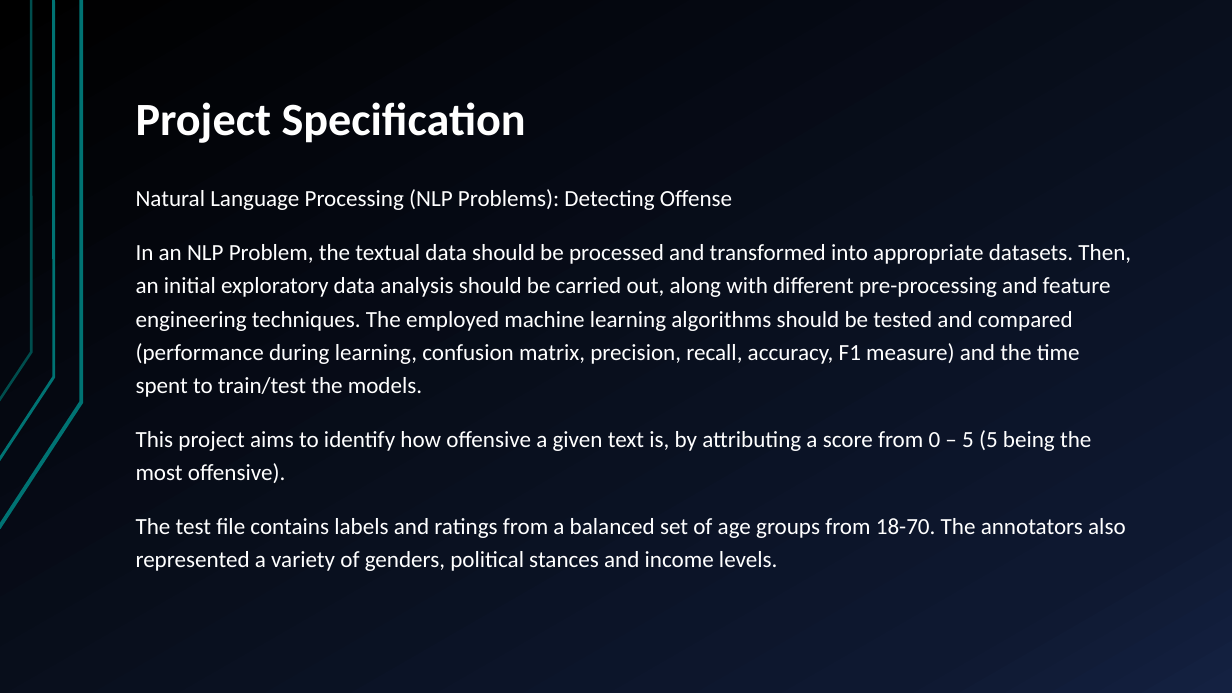
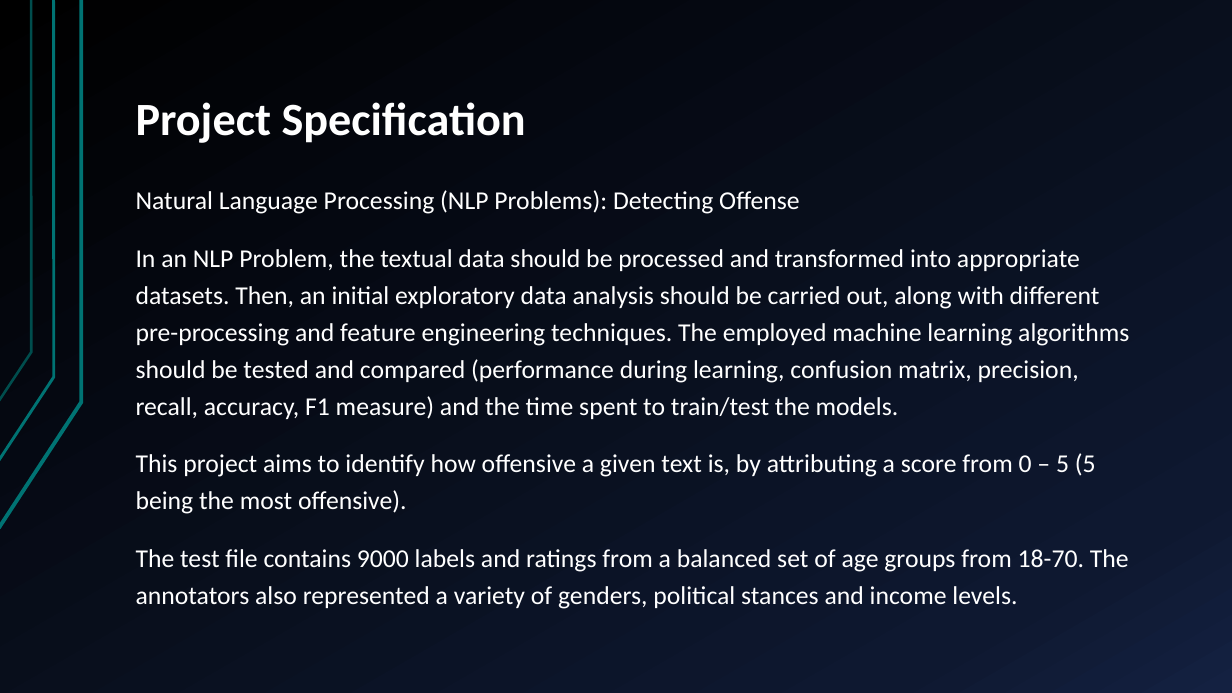
Before and after one commit to Zeze35H/IART, a slide deck: slide 2 of P2/CheckPoint 1.pptx. Drawn at 1232x693 pixels with LibreOffice and Linux fonts; fonts in the diff are those of the drawing. Boxes give left, top, right and bottom in pixels: in the first picture for what was removed or moved away, otherwise in the second. Text is boxed around its words. In the diff, an @@ line names an element or a change of style, - is before the commit and + after.

Commit message:
added data to csv, rounded labels, added dev/set/train partition, experiments with logical regression

```diff
--- a/P2/CheckPoint 1.pptx
+++ b/P2/CheckPoint 1.pptx
@@ text at <box>136,190,1129,514</box>: size 18 to 20 pt in "Natural Language Processing (NLP Problems): Detecting Offens ...", "In an NLP Problem, the textual data ...", "This project aims to identify how offensive ..." @@
@@ text at <box>136,549,1129,609</box>: text changed; size 18 to 20 pt @@
-The test file contains labels and ratings from a balanced set of age groups from 18-70. The annotators also represented a variety of genders, political stances and income levels.
+The test file contains 9000 labels and ratings from a balanced set of age groups from 18-70. The annotators also represented a variety of genders, political stances and income levels.
```
Also in this commit, not shown: 3 other slides changed, 2 other files.
